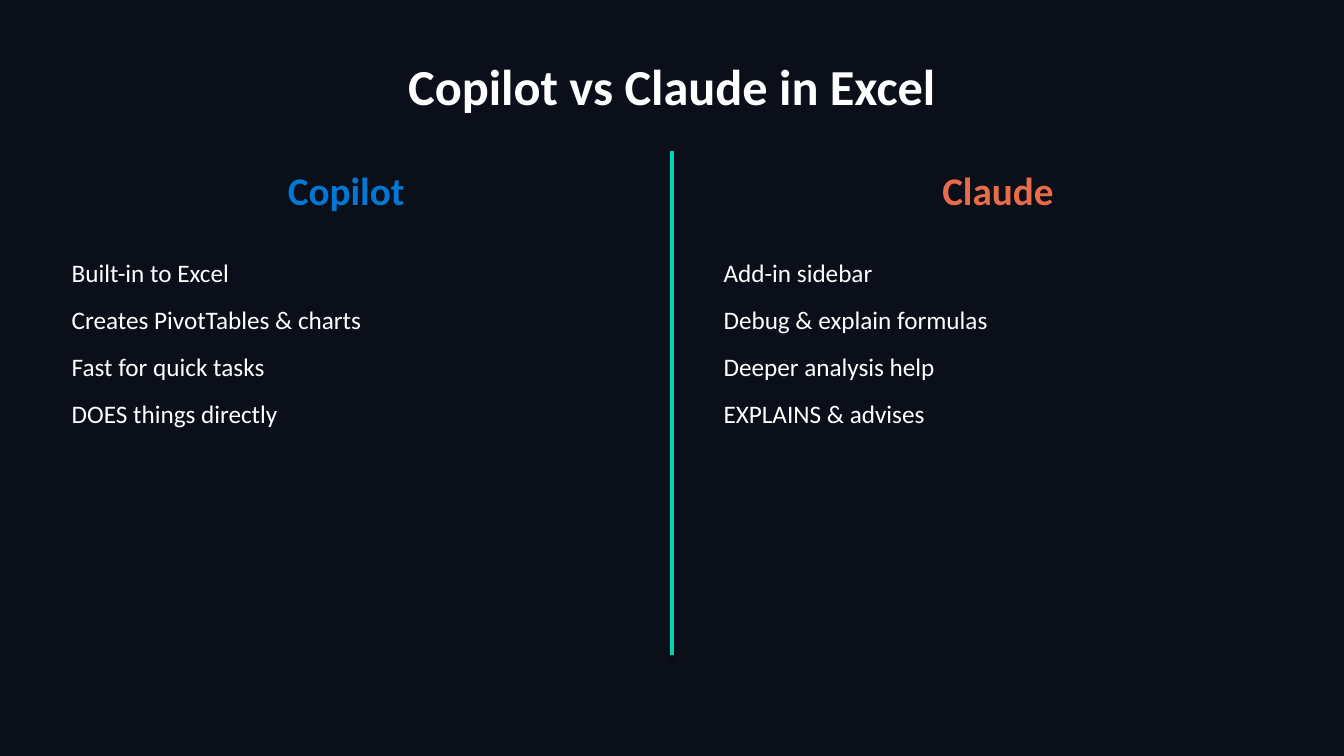
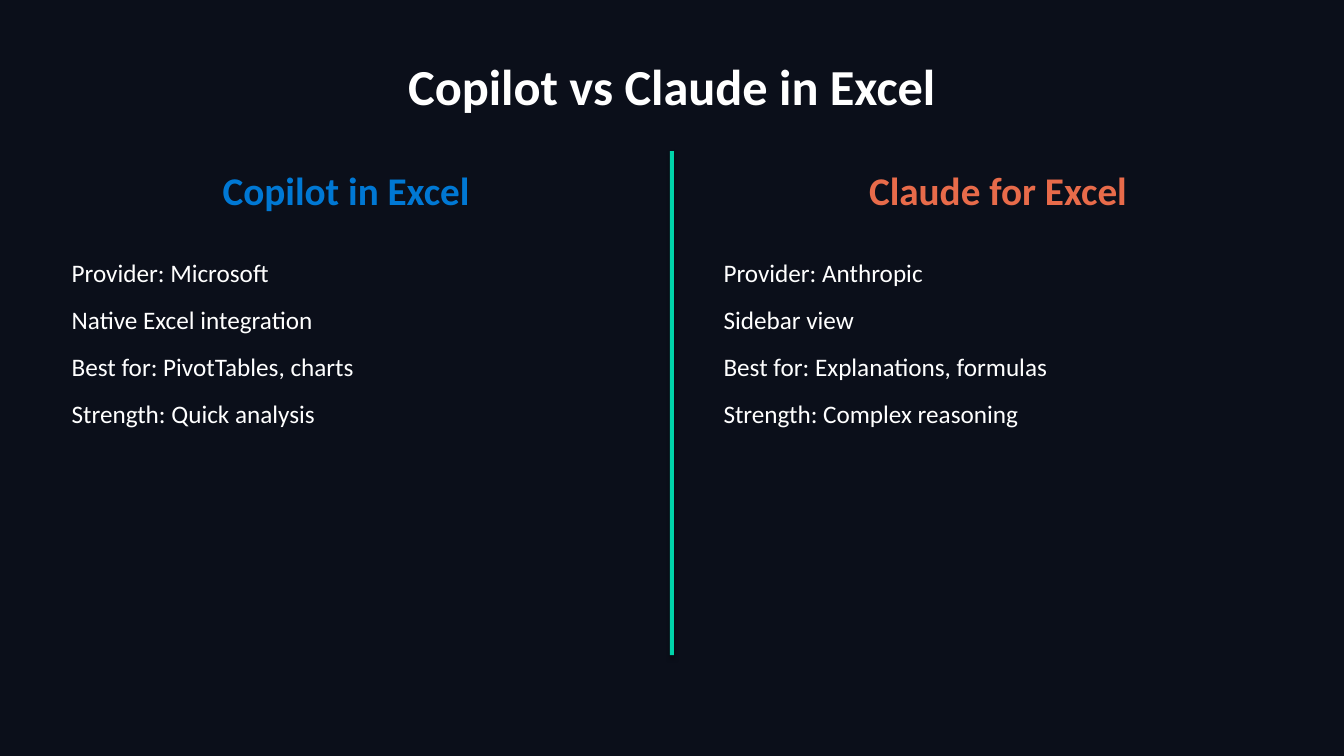
Before and after one commit to scottrhay/AIA-ClaudeCopilot, a slide deck: slide 11 of slides/B2_AI_Analytics_Business.pptx (slide 14 before the commit). Drawn at 1344x756 pixels with LibreOffice and Linux fonts; fonts in the diff are those of the drawing. Boxes give left, top, right and bottom in pixels: in the first picture for what was removed or moved away, otherwise in the second. Text is boxed around its words. In the diff, an @@ line names an element or a change of style, - is before the commit and + after.

```diff
--- a/slides/B2_AI_Analytics_Business.pptx
+++ b/slides/B2_AI_Analytics_Business.pptx
@@ text at box(223, 177, 470, 211): text changed @@
-Copilot
+Copilot in Excel
@@ text at box(869, 177, 1127, 206): text changed @@
-Claude
+Claude for Excel
@@ text at box(72, 264, 354, 428): text changed @@
-Built-in to Excel
-Creates PivotTables & charts
-Fast for quick tasks
-DOES things directly
+Provider: Microsoft
+Native Excel integration
+Best for: PivotTables, charts
+Strength: Quick analysis
@@ text at box(724, 264, 1047, 428): text changed @@
-Add-in sidebar
-Debug & explain formulas
-Deeper analysis help
-EXPLAINS & advises
+Provider: Anthropic
+Sidebar view
+Best for: Explanations, formulas
+Strength: Complex reasoning
```
Also in this commit, not shown: 15 other slides changed, 16 slides added, 29 slides removed, 50 other files.
